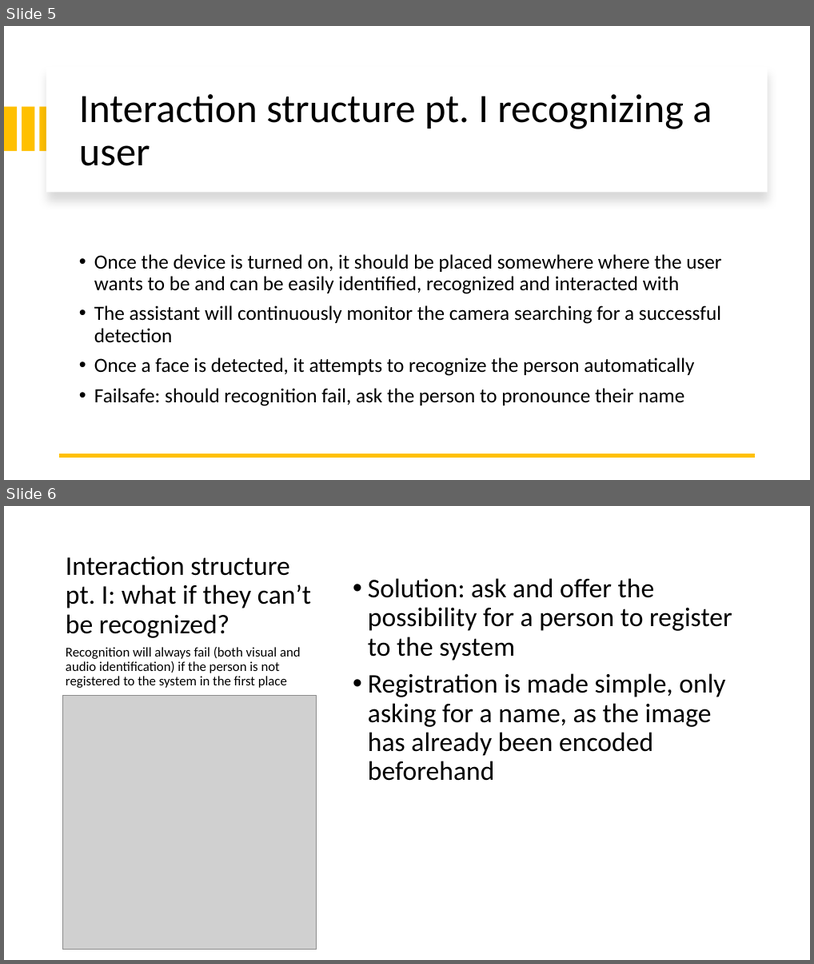
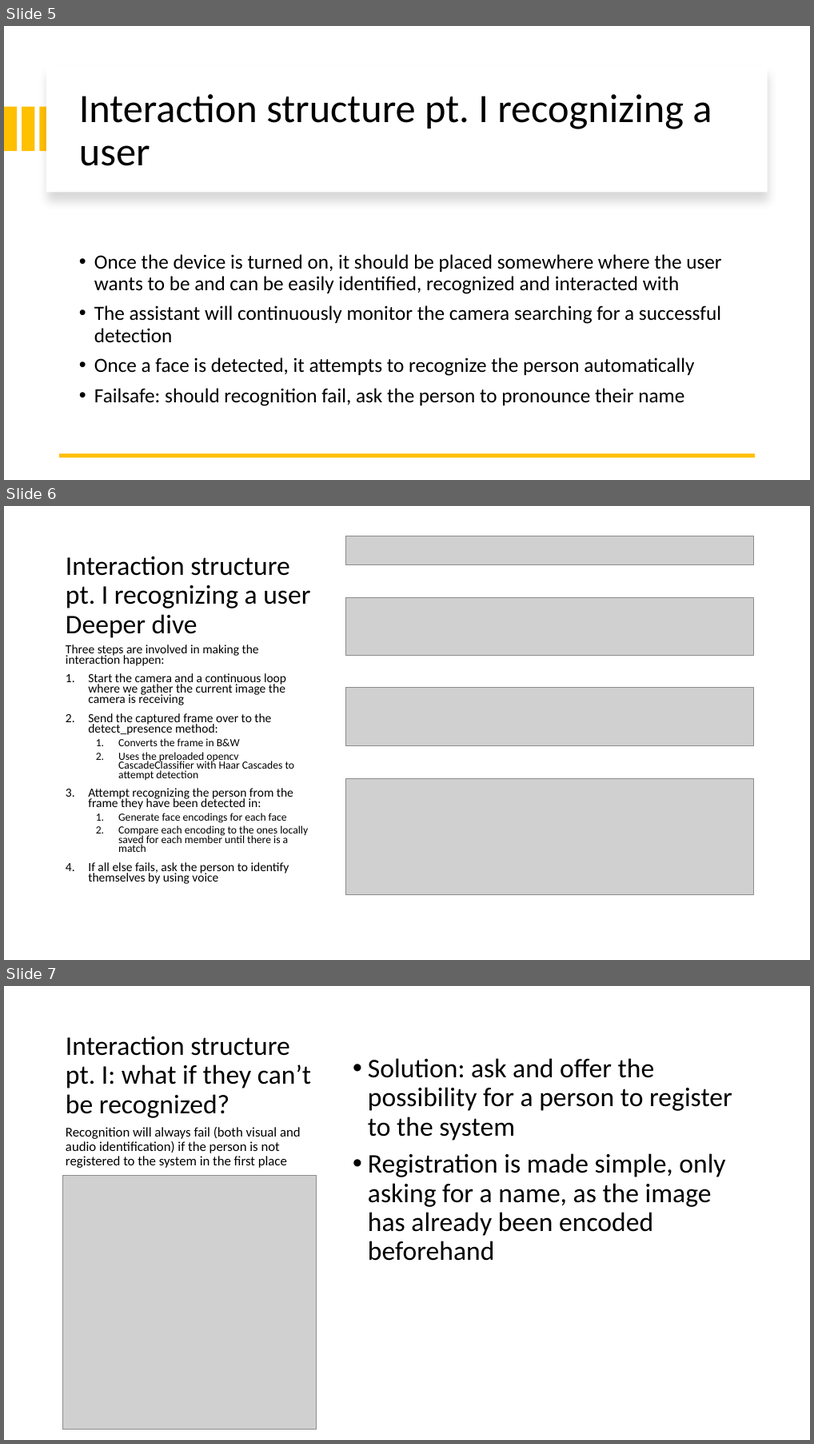
Before and after one commit to attennig/MultimodalMultiuserHomeAssistant, a slide deck: Multimodal personalized multiuser Home Assistant.pptx. Shown one above the other, each under a label of ours: slides 5 and 6 before the commit, slides 5, 6 and 7 after it. The pictures are 814x964 and 814x1444 pixels, drawn with LibreOffice and Linux fonts; fonts in the diff are those of the drawing; grey boxes stand for pictures. Boxes give left, top, right and bottom in pixels: in the first picture for what was removed or moved away, otherwise in the second. Text is boxed around its words. In the diff, an @@ line names an element or a change of style, - is before the commit and + after.

Commit message:
Presentation pt. me

```diff
--- a/Multimodal personalized multiuser Home Assistant.pptx
+++ b/Multimodal personalized multiuser Home Assistant.pptx
@@ slide 6 added at <box>4,506,810,960</box>, background #FFFFFF @@
@@ picture added at <box>346,536,754,564</box> @@
@@ title added at <box>66,556,310,638</box>, 32 pt, text #000000 @@
+Interaction structure pt. I recognizing a user
+Deeper dive
@@ picture added at <box>346,598,754,656</box> @@
@@ text added at <box>66,644,308,884</box>, 14.8 pt, text #000000 @@
+Three steps are involved in making the interaction happen:
+1. Start the camera and a continuous loop where we gather the current image the camera is receiving
+2. Send the captured frame over to the detect_presence method:
+  1. Converts the frame in B&W
+  2. Uses the preloaded opencv CascadeClassifier with Haar Cascades to attempt detection
+3. Attempt recognizing the person from the frame they have been detected in:
+  1. Generate face encodings for each face
+  2. Compare each encoding to the ones locally saved for each member until there is a match
+4. If all else fails, ask the person to identify themselves by using voice
@@ picture added at <box>346,687,754,745</box> @@
@@ picture added at <box>346,779,754,894</box> @@
@@ what was slide 6 is now slide 7 @@
```
Also in this commit, not shown: 1 other slide added, 1 other file.
